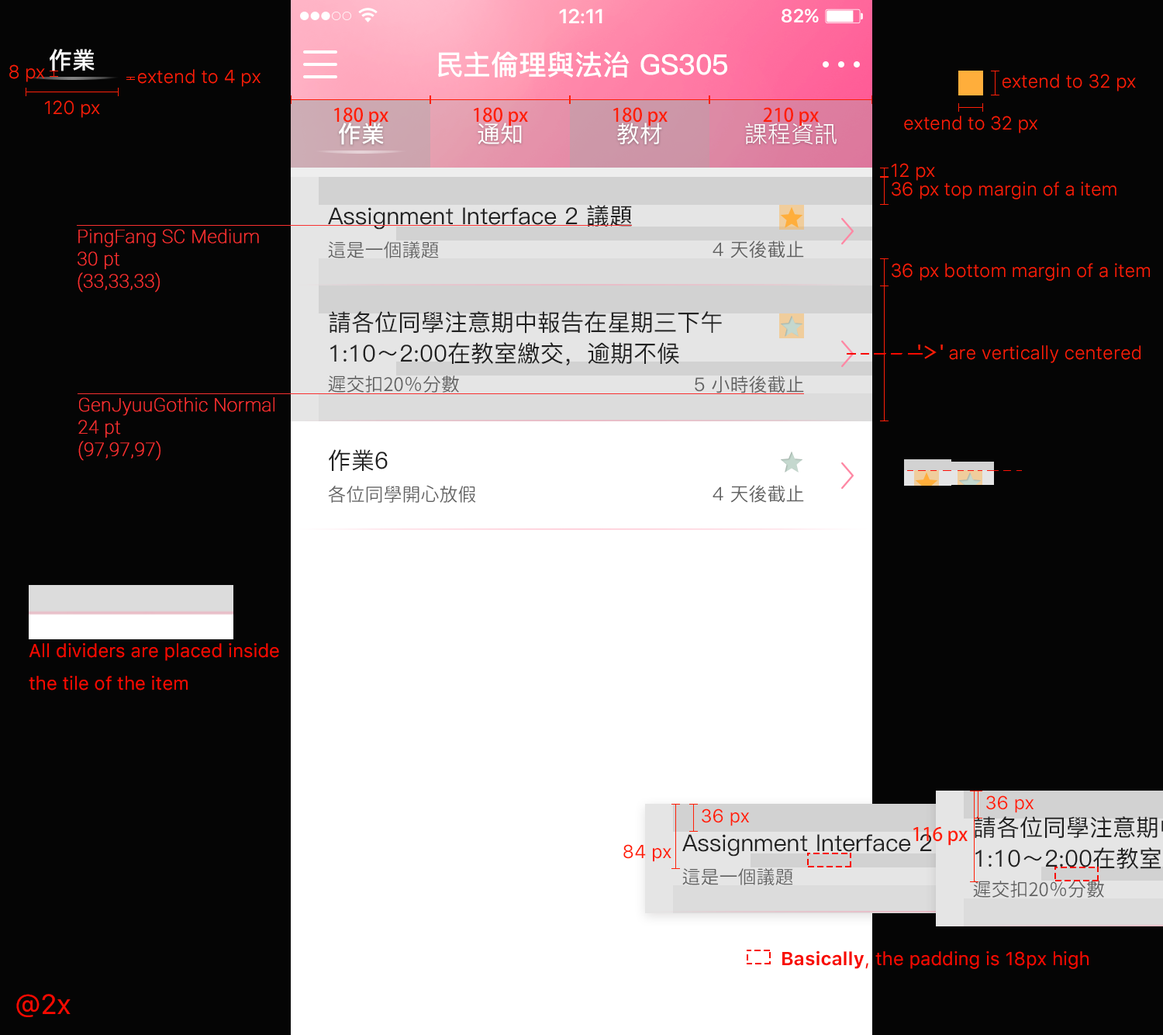
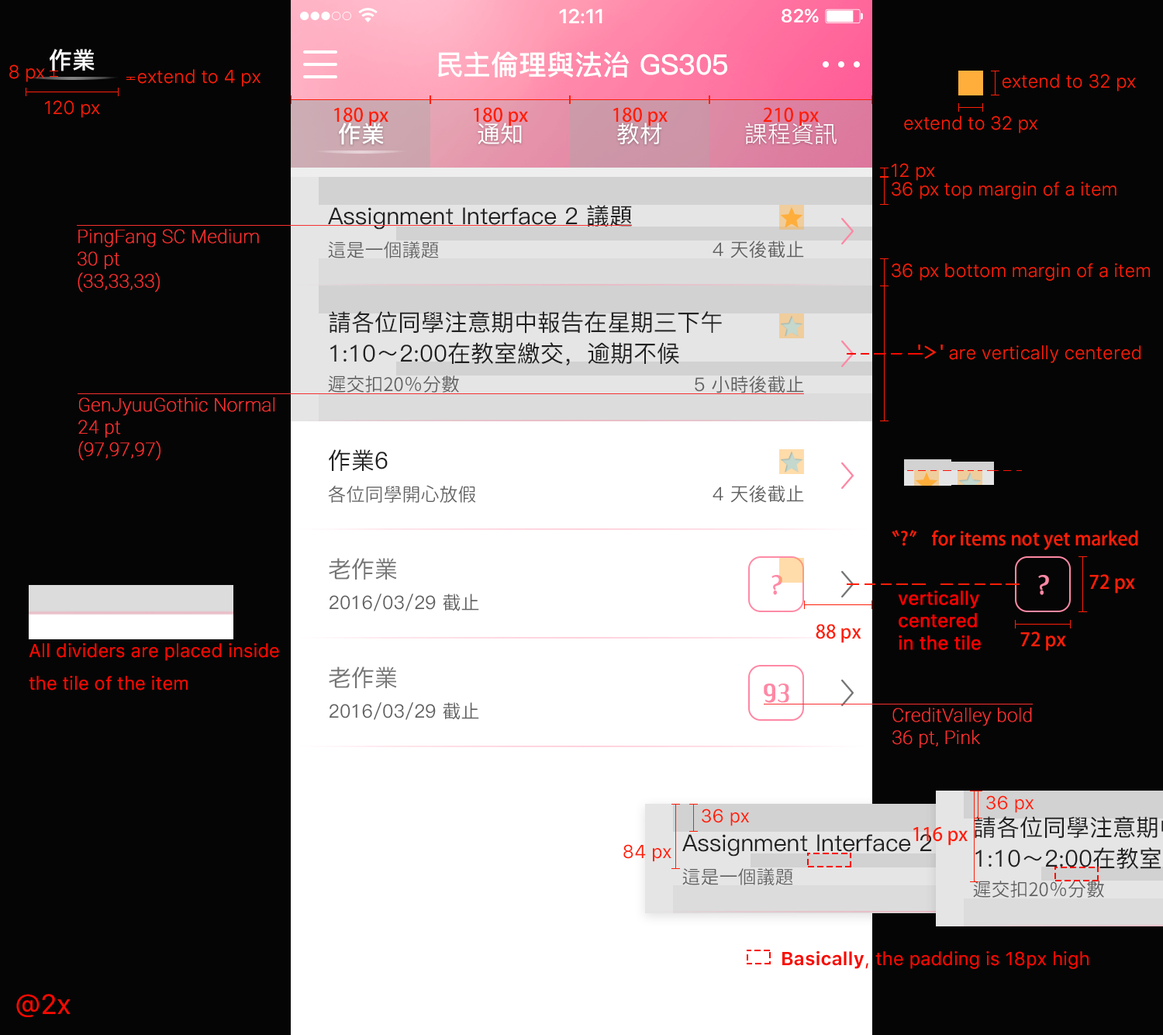
Comparing the layer stacks of the two 1163 x 1035 images. Changes:
added layer "CreditValley bold 36 pt, Pink" in group "Type info" over [892, 707, 1033, 748]
added layer "vertically centered in the tile" in group "__ink" over [898, 590, 981, 650]
added group "selection" (1st of 5, in "__ink") with 2 layers in group "__ink" over [804, 600, 873, 643]
added group "矩形 24 拷貝" (1st of 2, in "__ink") with 7 layers in group "__ink" over [891, 529, 1139, 651]
added layer "〝?〞 for items not yet marked" in group "矩形 24 拷貝" over [891, 529, 1139, 550]
added layer "矩形 24 拷貝" (2nd of 2, in "__ink" › "矩形 24 拷貝") in group "矩形 24 拷貝" over [1015, 556, 1071, 612]
added group "dummy3 拷貝 2" with 13 layers in group "Homework" over [307, 638, 873, 747]
added layer "2016/03/29 截止" (1st of 2, in "Main" › "Homework" › "dummy3 拷貝 2") in group "dummy3 拷貝 2" over [329, 701, 480, 720]
added group "score" (1st of 2, in "Main" › "Homework" › "dummy3 拷貝 2") with 2 layers in group "dummy3 拷貝 2" over [748, 664, 805, 721]
added layer "矩形 24" (1st of 2, in "Main" › "Homework" › "dummy3 拷貝 2" › "score") in group "score" over [748, 664, 805, 721]
added layer "老作業" (1st of 2, in "Main" › "Homework" › "dummy3 拷貝 2") in group "dummy3 拷貝 2" over [328, 666, 398, 688]
added group "dummy3 拷貝" with 13 layers in group "Homework" over [308, 556, 873, 640]
added layer "2016/03/29 截止" (2nd of 2, in "Main" › "Homework" › "dummy3 拷貝") in group "dummy3 拷貝" over [329, 593, 480, 612]
added group "score" (2nd of 2, in "Main" › "Homework" › "dummy3 拷貝") with 2 layers in group "dummy3 拷貝" over [748, 556, 805, 612]
added layer "矩形 24" (2nd of 2, in "Main" › "Homework" › "dummy3 拷貝" › "score") in group "score" over [748, 556, 805, 612]
added layer "老作業" (2nd of 2, in "Main" › "Homework" › "dummy3 拷貝") in group "dummy3 拷貝" over [328, 557, 398, 580]
added layer "Divider" (2nd of 5, in "Main" › "Homework" › "dummy3 拷貝") (75%) in group "dummy3 拷貝" over [308, 636, 862, 639]
…and 17 more changes (16 added, 1 visibility)
